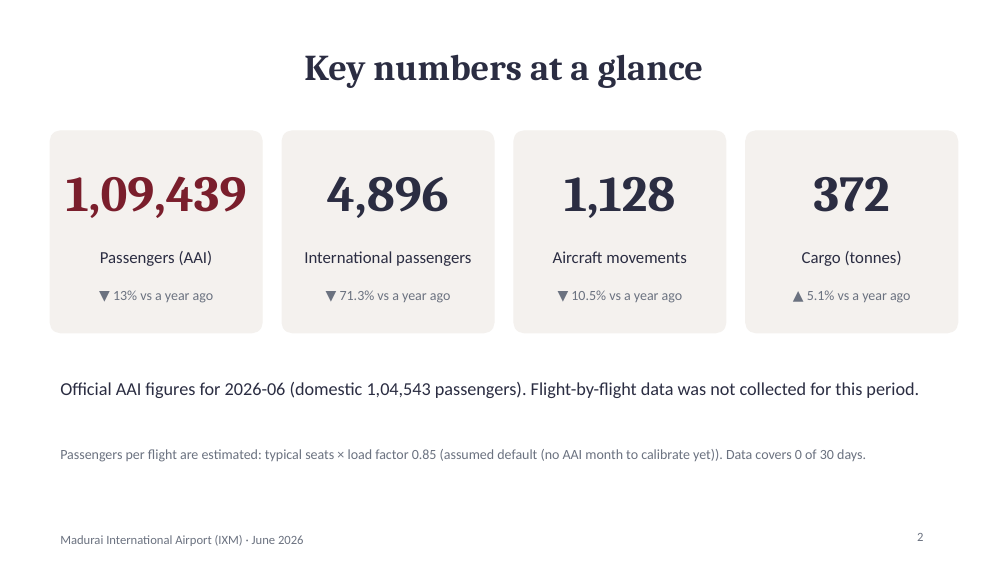
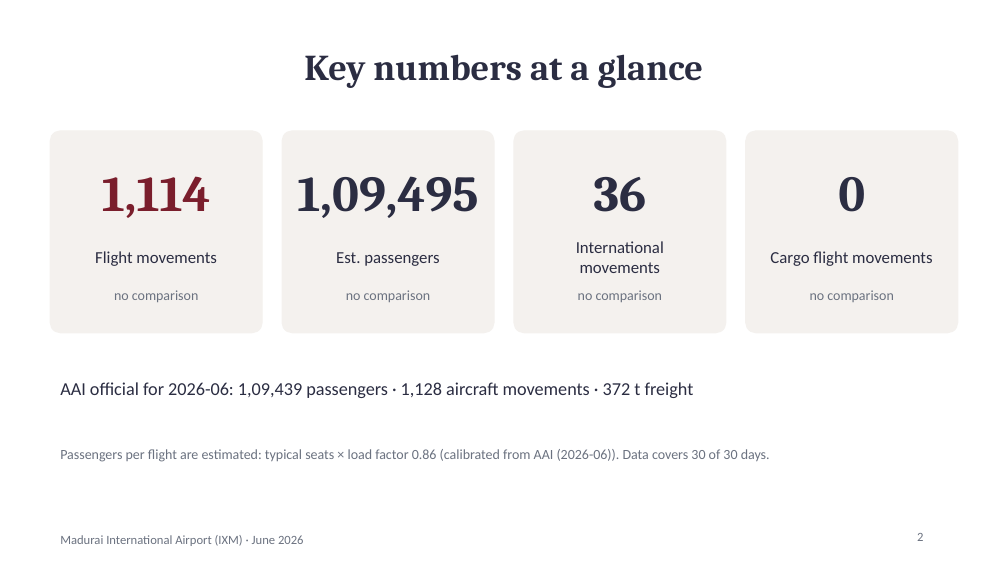
Before and after one commit to jarunprasath/madurai-airport-tracker, a slide deck: slide 2 of reports/IXM_monthly_report_2026-06.pptx. Drawn at 1008x567 pixels with LibreOffice and Linux fonts; fonts in the diff are those of the drawing. Boxes give left, top, right and bottom in pixels: in the first picture for what was removed or moved away, otherwise in the second. Text is boxed around its words. In the diff, an @@ line names an element or a change of style, - is before the commit and + after.

```diff
--- a/reports/IXM_monthly_report_2026-06.pptx
+++ b/reports/IXM_monthly_report_2026-06.pptx
@@ text at bbox=[102, 176, 211, 218]: text changed @@
-1,09,439
+1,114
@@ text at bbox=[297, 176, 478, 218]: text changed @@
-4,896
+1,09,495
@@ text at bbox=[594, 177, 647, 212]: text changed @@
-1,128
+36
@@ text at bbox=[838, 177, 865, 212]: text changed @@
-372
+0
@@ text at bbox=[95, 251, 216, 266]: text changed @@
-Passengers (AAI)
+Flight movements
@@ text at bbox=[336, 252, 439, 266]: text changed @@
-International passengers
+Est. passengers
@@ text at bbox=[576, 241, 664, 273]: text changed @@
-Aircraft movements
+International movements
@@ text at bbox=[770, 251, 932, 266]: text changed @@
-Cargo (tonnes)
+Cargo flight movements
@@ text at bbox=[114, 290, 198, 302]: text changed @@
-▼ 13% vs a year ago
+no comparison
@@ text at bbox=[346, 290, 430, 302]: text changed @@
-▼ 71.3% vs a year ago
+no comparison
@@ text at bbox=[578, 290, 662, 302]: text changed @@
-▼ 10.5% vs a year ago
+no comparison
@@ text at bbox=[810, 290, 893, 302]: text changed @@
-▲ 5.1% vs a year ago
+no comparison
@@ text at bbox=[60, 382, 694, 398]: text changed @@
-Official AAI figures for 2026-06 (domestic 1,04,543 passengers). Flight-by-flight data was not collected for this period.
+AAI official for 2026-06: 1,09,439 passengers · 1,128 aircraft movements · 372 t freight
@@ text at bbox=[60, 449, 770, 462]: text changed @@
-Passengers per flight are estimated: typical seats × load factor 0.85 (assumed default (no AAI month to calibrate yet)). Data covers 0 of 30 days.
+Passengers per flight are estimated: typical seats × load factor 0.86 (calibrated from AAI (2026-06)). Data covers 30 of 30 days.
```
Also in this commit, not shown: 6 other slides changed, 1 other file.
